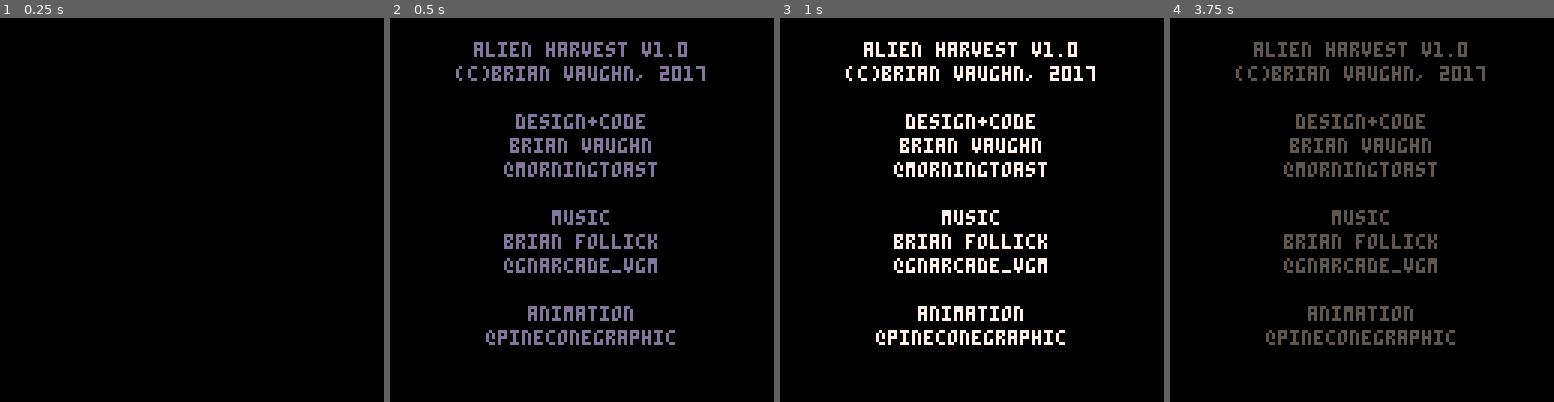
Above: before the commit, frames 1-4 (left to right).
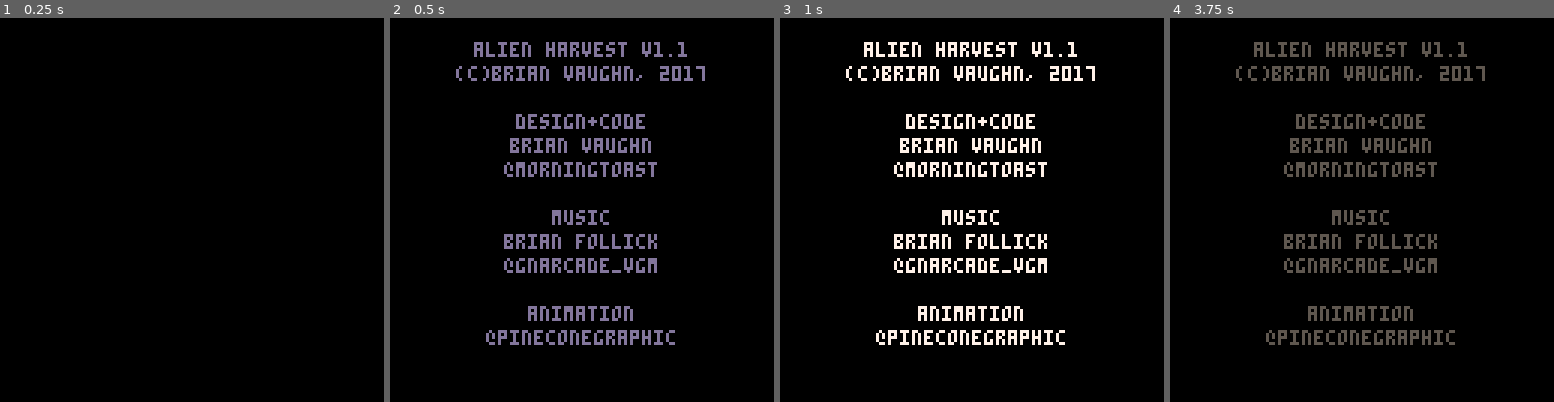
Above: after the commit, the same moments.

Repository: morningtoast/pico8-alien
Game: PICO-8 cartridge alienharvest.p8
Two runs of this game, one before a commit and one after it. Both use one fixed random seed, a clock stepped at 60 frames per second and the inputs below.
Inputs:
- Up to frame 1 (0.25 s): no input
- Up to frame 2 (0.5 s): tap X (X key) at 0.33 s
- Up to frame 3 (1 s): tap O (Z key) at 0.7 s
- Up to frame 4 (3.75 s): tap X (X key) at 1.07, 1.85, 2.97 s; hold Right 1.6-2.1 s; tap O (Z key) every 0.4 s from 1.7 to 3.7 s; hold Up 2.15-2.42 s; hold Right 2.47-3.03 s; hold Left 3.08-3.58 s; hold Down from 3.63 s (still down)

Frame 1 is identical in both runs. In frame 2, less than 0.1% of the frame differs, in the area x 75-78%, y 6-10%; in frame 3, less than 0.1%; in frame 4, less than 0.1%.

Commit message:
Updated to v1.1

Diff:
--- a/alienharvest.p8
+++ b/alienharvest.p8
@@ -6,7 +6,7 @@
 
 --https://twitter.com/@morningtoast
 
-ver="v1.0"
+ver="v1.1"
 ef=function() end
 cart=function(u,d) cart_update,cart_draw=u,d gt=0 end
 tm,tmo,gt=0,false,0
@@ -119,15 +119,15 @@
 
 	if tile.o==3 then
 		local cargo="cargo bay is full;"..txt_rtt
-		if p_eggs<20 then
-			p_eggs=min(p_eggs+1,20)
+		if p_eggs<quota then
+			p_eggs=min(p_eggs+1,quota)
 			curlvl.eggs=max(curlvl.eggs-1,0)
 
             sfx(16)
 			tile_attr(p_tx,p_ty)
 			tkr("alien egg collected",true)
 
-			if p_eggs<20 then
+			if p_eggs<quota then
 				if curlvl.eggs<=0 then
 					tkr(txt_rtt)
 				else
@@ -157,7 +157,7 @@
 		if tran_st==0 then tran_st=1 end
 
 		if not finale then
-			if (curlvl.eggs<=0 or p_eggs==20) and tran_t==0 then
+			if (curlvl.eggs<=0 or p_eggs==quota) and tran_t==0 then
 				sfx(15)
 				tkr(lt,true)
 				tran_st=2
@@ -168,8 +168,8 @@
 				end
 			end
 
-			if tran_t==sec(7) and tran_st==2 then
-				if p_eggs==20 then
+			if tran_t==sec(tran_w) and tran_st==2 then
+				if p_eggs==quota then
 					finale_init()
 				else
 					start_init()
@@ -184,7 +184,7 @@
 					tran_st=2
 				end
 
-				if tran_t==sec(8) and tran_st==2 then
+				if tran_t==sec(tran_w) and tran_st==2 then
 					victory_init()
 				end
 			else
@@ -331,9 +331,9 @@
         level_id+=1
 
         local levels={
-            {name="jl-78",w=3,h=3,bombs=0,bodies=2,eggs=2,hatch=35,aliens=0,snipers=0,colors={11,3}},
-            {name="col-b",w=4,h=4,bombs=0,bodies=4,eggs=3,hatch=25,aliens=1,snipers=1,colors={11,4}},
-            {name="pv-418",w=5,h=3,bombs=0,bodies=7,eggs=5,hatch=25,aliens=2,snipers=2,colors={14,2}},
+            {name="jl-78",w=3,h=3,bombs=0,bodies=2,eggs=2,hatch=40,aliens=0,snipers=0,colors={11,3}},
+            {name="col-b",w=4,h=4,bombs=0,bodies=4,eggs=3,hatch=30,aliens=1,snipers=1,colors={11,4}},
+            {name="pv-418",w=5,h=3,bombs=0,bodies=7,eggs=4,hatch=25,aliens=2,snipers=2,colors={14,2}},
             {name="gva-1106",w=3,h=6,bombs=0,bodies=7,eggs=5,hatch=20,aliens=3,snipers=3,colors={9,4}},
             {name="bv-1031",w=5,h=5,bombs=0,bodies=9,eggs=6,hatch=20,aliens=3,snipers=5,colors={4,3}},
             {name="al-18",w=3,h=7,bombs=0,bodies=10,eggs=6,hatch=20,aliens=2,snipers=5,colors={2,1}}
@@ -362,7 +362,12 @@
     else
     	local mw,mh=8,4
     	if rnd()<.5 then mw,mh=4,8 end
-        curlvl={name="pco-8",w=mw,h=mh,bodies=15,eggs=5,hatch=15,aliens=1,snipers=5,bombs=3,colors=rc}
+        curlvl={name="pco-8",w=mw,h=mh,bodies=15,eggs=3,hatch=25,aliens=1,snipers=5,bombs=3,colors=rc}
+
+		if tmo then
+			curlvl.hatch=15
+			curlvl.eggs=5
+		end
     end
 
 
@@ -411,12 +416,12 @@
 
 	if not nologo then zspr(74,2,2,90,103, 2, 1) end
 
-	print("cargo bay: "..p_eggs.."/20",7,100,7)
+	print("cargo bay: "..p_eggs.."/"..quota,7,100,7)
 
 	local ix=5
 	local iy=107
 
-	for n=1,20 do
+	for n=1,quota do
 		if n<=p_eggs then pal(13,10) end
 		spr(26,ix,iy,1,1) pal()
 		ix+=8
@@ -1505,12 +1510,13 @@
 	level_id=0
 	p_eggs=0
 	map_eggs=0
+	quota=12
 	gameover=0
 	grid={}
 	blood={}
 	levels={}
 	countdown=sec(40)
-
+	tran_w=5
 
 	local ty=-8
 	local hugspr=anim(hug_anim,true)
@@ -1520,6 +1526,8 @@
 	if tmo then
         tc=8
         countdown=sec(30)
+		quota=20
+		tran_w=7
     end
 
 	fd_init()
@@ -1571,7 +1579,7 @@
 	function help_p1()
 		palt(2,true)
 		spr(14, 5,6, 2,2)
-		print("explore planets until\nyou find and collect\n20 alien eggs", 26,8, 7)
+		print("explore planets until\nyou find and collect\n"..quota.." alien eggs", 26,8, 7)
 
 		spr(12, 5,34, 2,2)
 		print("stand on beacon when\nthere are no more eggs\nto go to next planet",26,34, 7)
Not shown, changed: alienharvest.p8.png
